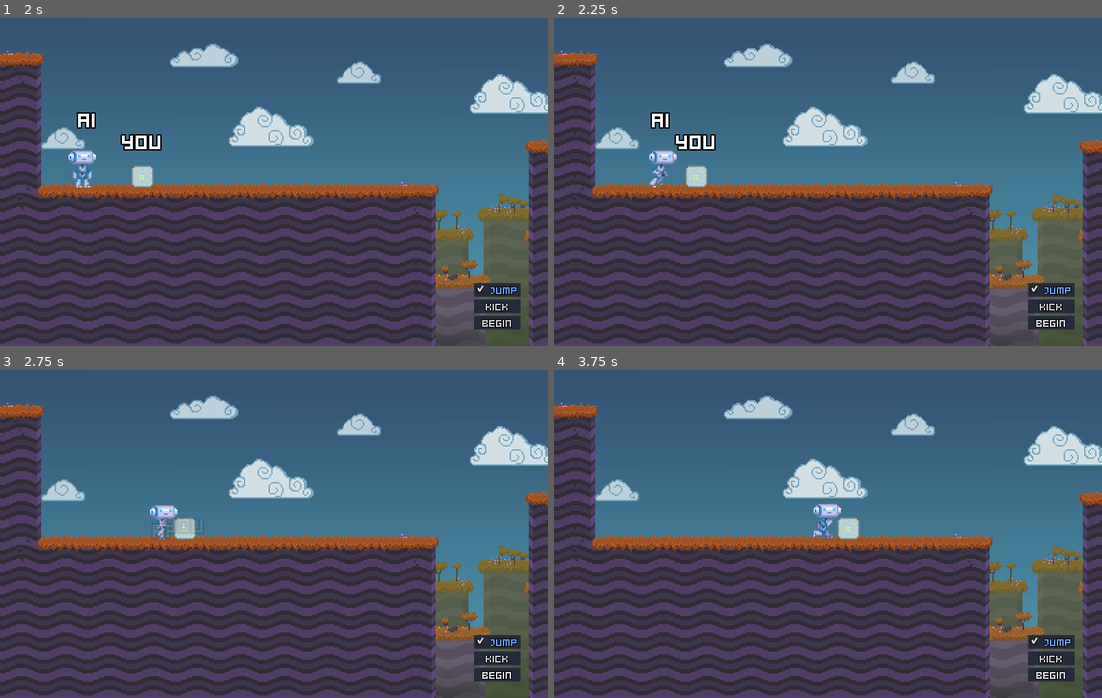
Above: before the commit, frames 1-4 (two rows, left to right).
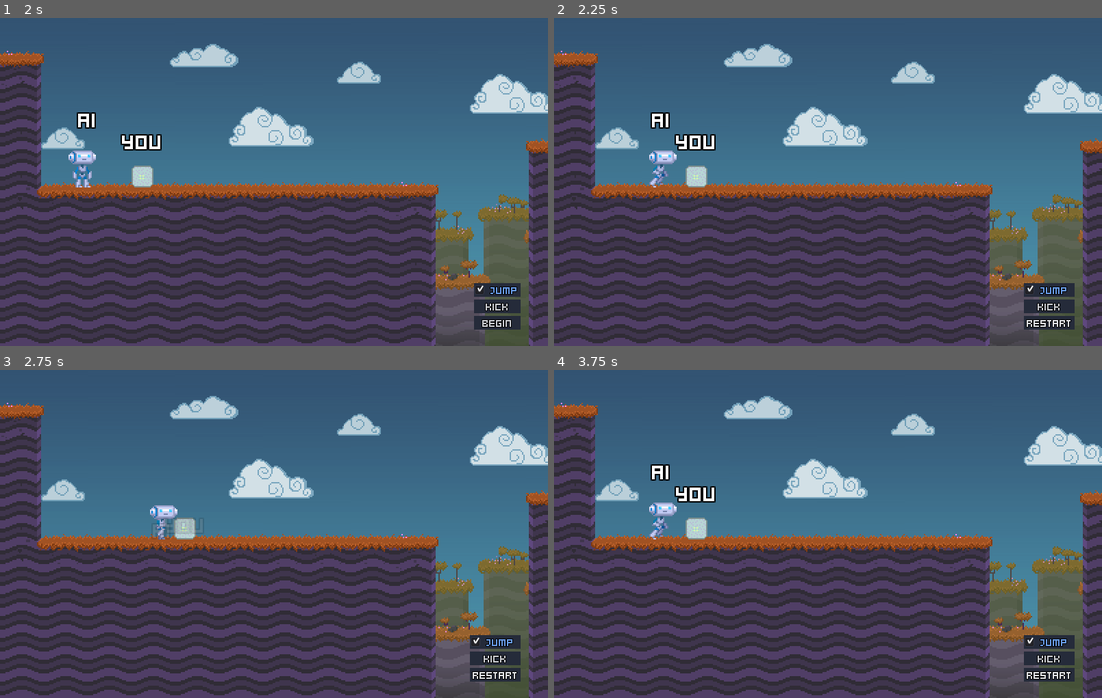
Above: after the commit, the same moments.

Repository: HexagonNico/Project-Wowie4
Game: Godot game, scene res://assets/main.tscn
The game is run twice, just before and just after one commit, with the same random seed, the same clock (stepped at 60 frames per second) and the same inputs. The engine's default icon, where the game draws it, is replaced by a stand-in: a white triangle on a blue panel in a dark square.
Inputs:
- Up to frame 1 (2 s): click "Play" at 0.5 s; click "OK" at 1.25 s
- Up to frame 2 (2.25 s): click "Begin" at 2 s
- Up to frame 3 (2.75 s): no input
- Up to frame 4 (3.75 s): click "Begin" (after the commit: "Restart") at 2.75 s; click "Begin" at 3.5 s

Frame 1 is identical in both runs. In frame 2, 0.4% of the frame differs, in the area x 85-95%, y 80-95%; in frame 3, 0.4%; in frame 4, 2.0%, in the area x 17-95%, y 28-95%.

Commit message:
Restart level button

Diff:
--- a/assets/robot/robot.gd
+++ b/assets/robot/robot.gd
@@ -55,6 +55,9 @@
 	if current_state == IDLE:
 		current_state = RUN
 		velocity.x = speed
+	else:
+		# warning-ignore:return_value_discarded
+		get_tree().reload_current_scene()
 
 
 func kick():
--- a/assets/robot/robot.tscn
+++ b/assets/robot/robot.tscn
@@ -176,3 +176,4 @@
 [connection signal="toggled" from="PlayerUI/ActionButtons/JumpButton" to="." method="set_jump"]
 [connection signal="pressed" from="PlayerUI/ActionButtons/KickButton" to="." method="kick"]
 [connection signal="pressed" from="PlayerUI/ActionButtons/BeginButton" to="." method="begin"]
+[connection signal="pressed" from="PlayerUI/ActionButtons/BeginButton" to="PlayerUI/ActionButtons/BeginButton" method="set_text" binds= [ " Restart " ]]
